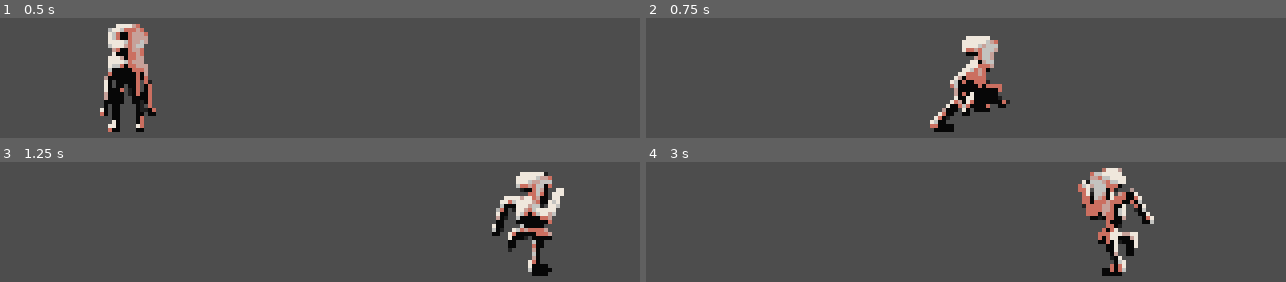
Above: before the commit, frames 1-4 (two rows, left to right).
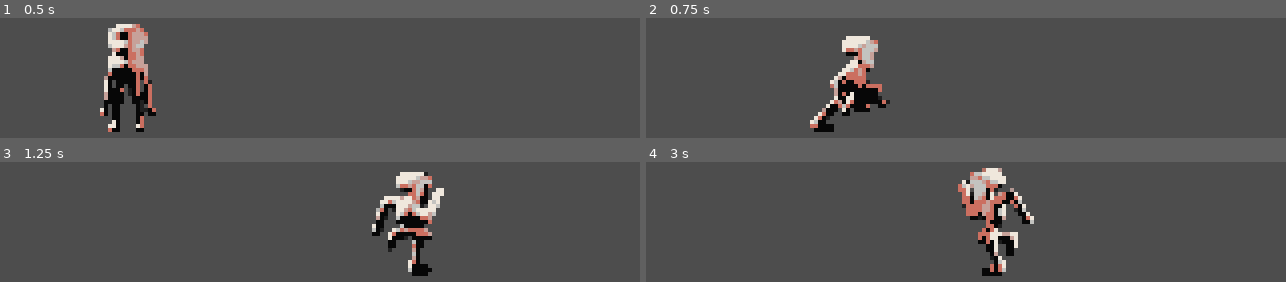
Above: after the commit, the same moments.

Repository: Arsen-PhylJoy/GBJam-11-BCPSW
Game: Godot game, scene res://Menu_System/Scenes/test_scene.tscn
Two runs of this game, one before a commit and one after it. Both use one fixed random seed, a clock stepped at 60 frames per second and the inputs below. This scene is started directly instead of the project's main scene.
Inputs:
- Up to frame 1 (0.5 s): no input
- Up to frame 2 (0.75 s): tap Enter (start) at 0.5 s; hold Right (dpad_right) from 0.53 s (still down); tap Z (a) at 0.6 s
- Up to frame 3 (1.25 s): keep holding Right (dpad_right); tap X (b) at 0.8 s
- Up to frame 4 (3 s): tap X (b) at 1.35, 2.3, 2.85 s; tap Z (a) at 1.55, 2.1 s; release Right (dpad_right) at 2.03 s; hold Left (dpad_left) from 2.03 s (still down)

Frame 1 is identical in both runs. In frame 2, 8.4% of the frame differs, in the area x 25-57%, y 15-95%; in frame 3, 9.2%; in frame 4, 9.6%, in the area x 48-80%, y 5-95%.
Error before the commit: Attempt to call function 'stop' in base 'null instance' on a null instance. (res://Menu_System/Scripts/player.gd:51)
Error after the commit: Attempt to call function 'stop' in base 'null instance' on a null instance. (res://Menu_System/Scripts/player.gd:45)

Commit message:
usage of power ups

Diff:
--- a/Menu_System/Scripts/player.gd
+++ b/Menu_System/Scripts/player.gd
@@ -8,10 +8,12 @@
 @export var speed = 100
 @export var defeat_tex = preload("res://assets/graphic/characters/hero/sprite_sheets/defeat/character_01_defeat_sheet.png")
 
-var power_up = null
+var power_up: PowerUp = null
+var power_up_stash: PowerUp = null
 var counter = 0.0
 var delta_deadend = 0
 var isDashing = false
+var isMortal = true
 
 func _ready():
 	$hero_animations.play("idle")
@@ -26,16 +28,8 @@
 	var update_position = false
 	var player_run_sfx = $player_sfx as AudioStreamPlayer
 
-	if isDashing and counter >= delta_deadend:
-		active_speed = speed
-		isDashing = false
-	elif isDashing and counter < delta_deadend:
-		active_speed = dash_speed
-	elif Input.is_action_just_pressed("a") and not isDashing:
-		active_speed = dash_speed
-		isDashing = true
-		delta_deadend = counter + dash_offset
-
+	active_speed = _dash_handler()
+	active_speed = _power_up_handler()
 
 	if not Global.isDeafeated:
 		if Input.is_action_pressed("dpad_right"):
@@ -59,12 +53,58 @@
 		if not player_run_sfx.playing:
 			player_run_sfx.play()
 
+
+
 func _on_body_entered(body: Node2D) -> void:
 	if not Global.isDeafeated and body.is_in_group("Meteorite"):
-		Global.isDeafeated = true
-		$hero_animations.play("defeat")
-		await $hero_animations.animation_finished
-		emit_signal("defeated")
+		if isMortal:
+			Global.isDeafeated = true
+			$hero_animations.play("defeat")
+			await $hero_animations.animation_finished
+			emit_signal("defeated")
+		else:
+			self.power_up.hits_left -= 1
+
+
+func _dash_handler():
+	var _active_speed = speed
+	if power_up == null or not power_up.active:
+		if isDashing and counter >= delta_deadend:
+			_active_speed = speed
+			isDashing = false
+		elif isDashing and counter < delta_deadend:
+			_active_speed = dash_speed
+		elif Input.is_action_just_pressed("a") and not isDashing:
+			_active_speed = dash_speed
+			isDashing = true
+			delta_deadend = counter + dash_offset
+	return _active_speed
+
+func _power_up_handler():
+	var _active_speed = speed
+	if not isDashing and power_up != null:
+		if power_up.active:
+			if power_up.hasTimer:
+				if counter >= power_up.destroy_time:
+					_active_speed = speed
+					print("power up has gone: " + Global.PowerUpName[power_up.type])
+					get_stashed_power_up()
+
+				elif counter < power_up.destroy_time:
+					_active_speed = speed * power_up.speed_factor
+					print("power up is active: " + Global.PowerUpName[power_up.type])
+			else:
+				if isMortal and power_up.hits_left > 0:
+					isMortal = false
+					print("power up is active: " + Global.PowerUpName[power_up.type])
+				elif power_up.hits_left <= 0:
+					isMortal = true
+					get_stashed_power_up()
+					print("power up has gone: " + Global.PowerUpName[power_up.type])
+		elif Input.is_action_just_pressed("b"):
+			power_up.activate_power(counter)
+			print("power up engaged: " + Global.PowerUpName[power_up.type])
+	return _active_speed
 
 func set_defeat_animation(times) -> void:
 	var defeat_animation = $hero_animations.get_animation("defeat") as Animation
@@ -84,33 +124,59 @@
 	defeat_animation.track_insert_key(tex_track, 0.0, defeat_tex)
 
 func _on_picked_up_magnification(speed_mul,scale_mul)->void:
-	self.power_up = PowerUp.new(Global.PowerUp.BIG, 5.0)
+	var _power_up = PowerUp.new(Global.PowerUp.BIG, 5.0)
+	set_stashed_power_up(_power_up)
 	print("Picked up magnification")
 
 func _on_picked_up_miniaturization(speed_mul,scale_mul)->void:
-	self.power_up = PowerUp.new(Global.PowerUp.SMALL, 5.0)
+	var _power_up = PowerUp.new(Global.PowerUp.SMALL, 5.0)
+	set_stashed_power_up(_power_up)
 	print("Picked up miniaturization")
 
 func _on_picked_up_shield(shield_time)->void:
-	self.power_up = PowerUp.new(Global.PowerUp.SHIELD, 2.0)
+	var _power_up = PowerUp.new(Global.PowerUp.SHIELD, 2.0)
+	set_stashed_power_up(_power_up)
 	print("Picked up shield")
 
+func get_stashed_power_up():
+	if self.power_up_stash != null:
+		self.power_up = self.power_up_stash
+		self.power_up_stash = null
+	else:
+		self.power_up = null
+
+func set_stashed_power_up(_power_up):
+	if self.power_up == null:
+		self.power_up = _power_up
+	else:
+		self.power_up_stash = _power_up
+
 class PowerUp:
+	var active: bool = false
 	var type: Global.PowerUp
-	var timer: float
+	var hasTimer: bool = true
+	var destroy_time: float
+	var hits_left: int = 0
 	var endurance: float = 0
 	var speed_factor: float = 1.0
 	var scale_factor: float = 1.0
 
 	func _init(_type: Global.PowerUp, _charge: float = 1.0):
 		self.type = _type
+		self.endurance = _charge
 		if _type == Global.PowerUp.BIG:
-			self.speed_factor = 0.75
+			self.speed_factor = 0.5
 			self.scale_factor = 2.25
-			self.timer = _charge
 		elif _type == Global.PowerUp.SMALL:
-			self.speed_factor = 1.5
+			self.speed_factor = 2
 			self.scale_factor = 0.75
-			self.timer = _charge
 		elif _type == Global.PowerUp.SHIELD:
-			self.endurance = _charge
+			self.hasTimer = false
+
+	func activate_power(_counter):
+		self.active = true
+		if self.type == Global.PowerUp.SHIELD:
+			self.hits_left = int(self.endurance)
+		else:
+			self.destroy_time = _counter + endurance
+		# PLAY TRANSFORM ANIMATION
